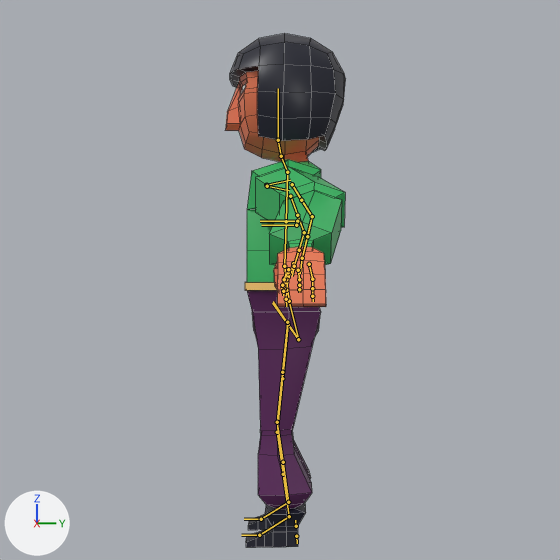
One commit to the Blender file rar-workfiles/entities/player/player.blend: the scene before it, then after it.
One viewpoint serves both versions: the file's camera 'Camera'. The axes (+X, +Y, +Z) are drawn at lower left. The lights are the same throughout. The bones that bend it are drawn over the model as lines. Mesh edges are drawn as thin lines.
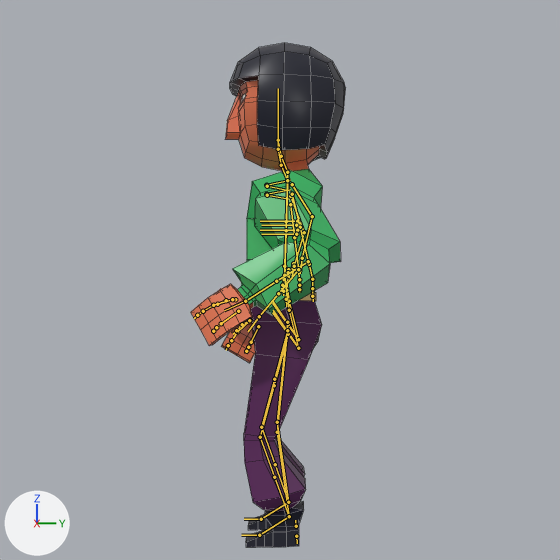
The newer file adds an action. The first version stands in its rest pose; the second is drawn at frame 1 of the action 'Action'.

Boxes (x1, y1, x2, y2) around the edits, measured in the pictures (560 x 560 px):
```json
{"object": "Cube", "change": "posed", "before": [225, 33, 346, 547], "after": [191, 43, 346, 547], "on screen": "28% wider"}
```

The change, as JSON lines over the scene's bpy script:
```json
{"block": "bone_torso", "where": "bone_torso = bpy.data.objects['rig'].pose.bones['torso']  # child of 'MCH-torso.parent'"}
{"op": "set", "path": "bone_torso.location", "old": "(0.0, 0.0, 0.0)", "new": "(0.0, 0.0, -0.034)"}
{"block": "bone_hand_ik_l", "where": "bone_hand_ik_l = bpy.data.objects['rig'].pose.bones['hand_ik.L']  # child of 'MCH-hand_ik.parent.L'"}
{"op": "set", "path": "bone_hand_ik_l.location", "old": "(0.0, 0.0, 0.0)", "new": "(-0.355, -0.186, -0.139)"}
{"op": "set", "path": "bone_hand_ik_l.rotation_quaternion", "old": "(1.0, 0.0, 0.0, 0.0)", "new": "(0.806, 0.539, -0.161, -0.184)", "note": "degrees (0, 0, 0) -> degrees (68, -3, -28)"}
{"block": "bone_hand_ik_r", "where": "bone_hand_ik_r = bpy.data.objects['rig'].pose.bones['hand_ik.R']  # child of 'MCH-hand_ik.parent.R'"}
{"op": "set", "path": "bone_hand_ik_r.location", "old": "(0.0, 0.0, 0.0)", "new": "(0.359, -0.155, -0.223)"}
{"op": "set", "path": "bone_hand_ik_r.rotation_quaternion", "old": "(1.0, 0.0, 0.0, 0.0)", "new": "(0.89, 0.326, 0.132, 0.291)", "note": "degrees (0, 0, 0) -> degrees (41, 3, 37)"}
```
